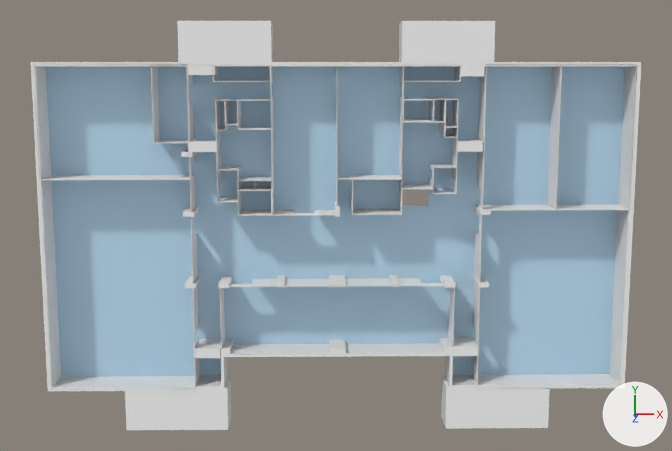
Before and after pictures for a commit that changed the Blender file bham/data/cs_lg.blend.
The view is the same before and after, from a 50 mm camera at (-4.2, 13.4, 80.5) aimed at (-3.0, 0.5, 1.4). Lighting does not change. The marker at lower right points along +X, +Y and +Z.

The older version as bpy lines, for what is in view:
```python
mat_floor_001 = diffuse_material('Floor.001')
mat_floor_001.base_color = (0.452, 0.641, 0.8)  # blue #b3d2e7
me_cube_013 = bpy.data.meshes.new('Cube.013')
me_cube_013.from_pydata(...)  # 58 vertices, 65 faces; spans x -0.89..0.92, y -0.77..0.69, z -1.0..1.0
me_cube_013.materials.append(mat_floor_001)  # blue #b3d2e7
me_cube_109 = bpy.data.meshes.new('Cube.109')
me_cube_109.from_pydata(...)  # 48 vertices, 57 faces; spans x -1.0..1.0, y -1.0..1.0, z -1.0..1.0
me_cube_109.materials.append(mat_material_003)  # white #e7e7e7
me_cube_128 = bpy.data.meshes.new('Cube.128')
me_cube_128.from_pydata(...)  # 66 vertices, 73 faces; spans x -1.0..1.0, y -1.0..1.0, z -1.0..1.0
ob_floorlg = bpy.data.objects.new('FloorLG', me_cube_013)
ob_floorlg.location = (-3.33, 1.09, 0.05)
ob_floorlg.scale = (27.2, 18.7, 0.05)
ob_room_lg04 = bpy.data.objects.new('Room_LG04', me_cube_109)
ob_room_lg04.parent = ob_rooms
ob_room_lg04.location = (-21.45, -4.449, 1.5)
ob_room_lg04.scale = (6.25, 9.11, 1.5)
ob_room_lg_u15 = bpy.data.objects.new('Room_LG_U15', me_cube_128)
ob_room_lg_u15.parent = ob_rooms
ob_room_lg_u15.matrix_parent_inverse = Matrix(((1.0, 0.0, 0.0, 0.0), (0.0, 1.0, 0.0, 0.0), (0.0, 0.0, 1.0, 0.0), (0.0, 0.0, 0.0, 1.0)))
ob_room_lg_u15.location = (-10.7, 6.846, 1.5)
ob_room_lg_u15.scale = (2.3, 2.35, 1.5)
# also in view: 'Room_LG40' at (-2.9, -7.5, 1.5); 'Room_LG23' at (-0.2, 9.4, 1.5); 'Room_LG31' at (12.4, 8.0, 1.5); 'Room_LG_U17' at (4.8, 6.6, 1.5); 'Room_LG05' at (-21.5, 9.4, 1.5)
```
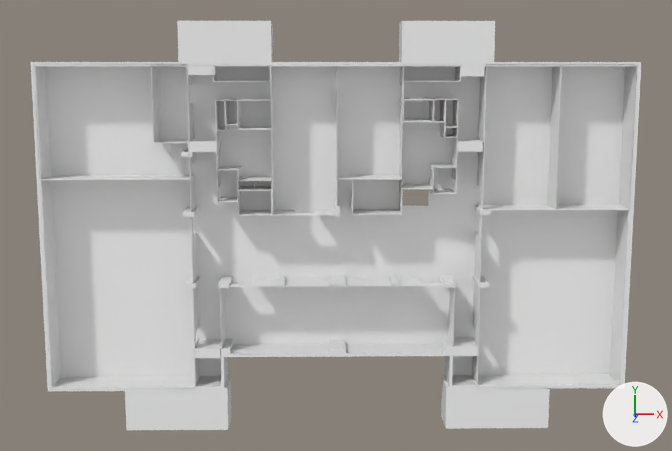
Commit message: changed floor color

Pixel boxes (x1, y1, x2, y2) of what changed, in the pictures (672 x 451 px):
'FloorLG', recoloured (blue to white)
    both: (46, 67, 625, 377)

The change, as a diff of the scene's bpy script:
```diff
--- a/bham/data/cs_lg.blend.py
+++ b/bham/data/cs_lg.blend.py
@@ mat_floor_001 @@
 mat_floor_001 = diffuse_material('Floor.001')
-mat_floor_001.base_color = (0.452, 0.641, 0.8)  # blue #b3d1e7
+mat_floor_001.base_color = (0.841, 0.841, 0.841)  # white #ececec
```
